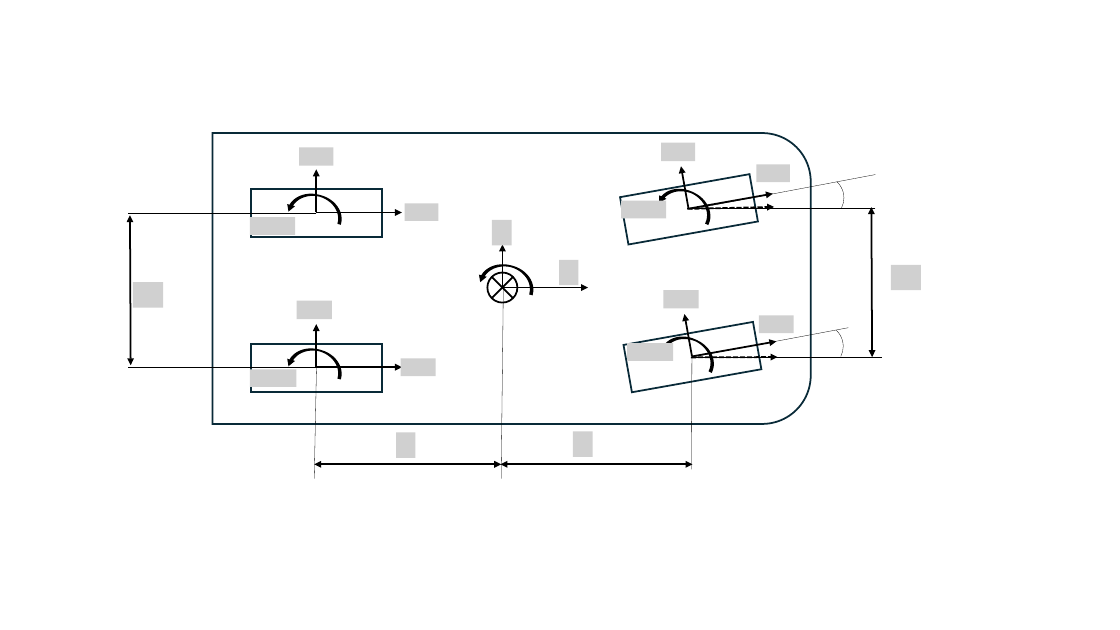
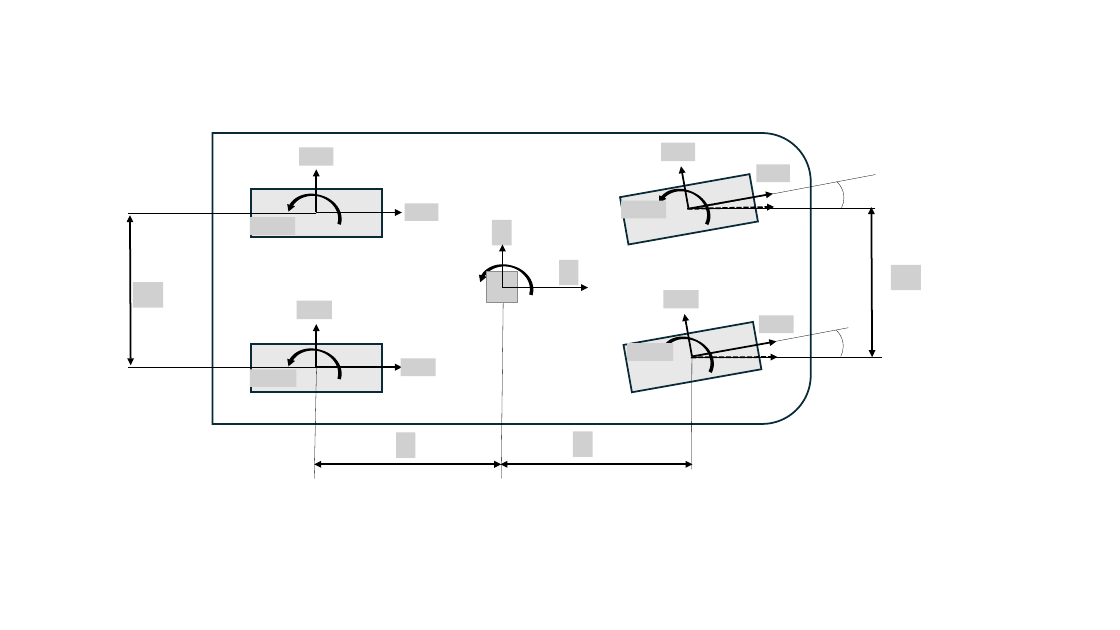
Before and after one commit to epoxx-arch/Torque_vectoringthesis, a slide deck: slide 2 of 졸업 논문/그림모음.pptx. Drawn at 1120x630 pixels with LibreOffice and Linux fonts; fonts in the diff are those of the drawing; grey boxes stand for pictures; background and template pictures are left out. Boxes give left, top, right and bottom in pixels: in the first picture for what was removed or moved away, otherwise in the second. Text is boxed around its words. In the diff, an @@ line names an element or a change of style, - is before the commit and + after.

```diff
--- a/졸업 논문/그림모음.pptx
+++ b/졸업 논문/그림모음.pptx
@@ flow chart summing junction removed at (x1=487, y1=272, x2=518, y2=302) @@
@@ picture added at (x1=487, y1=271, x2=518, y2=302) @@
@@ fill #FFFFFF to #E8E8E8 in 4 elements at (x1=251, y1=189, x2=383, y2=237), (x1=620, y1=174, x2=759, y2=245), (x1=251, y1=344, x2=383, y2=392), (x1=624, y1=322, x2=762, y2=393) @@
```
Also in this commit, not shown: 10 other files.
